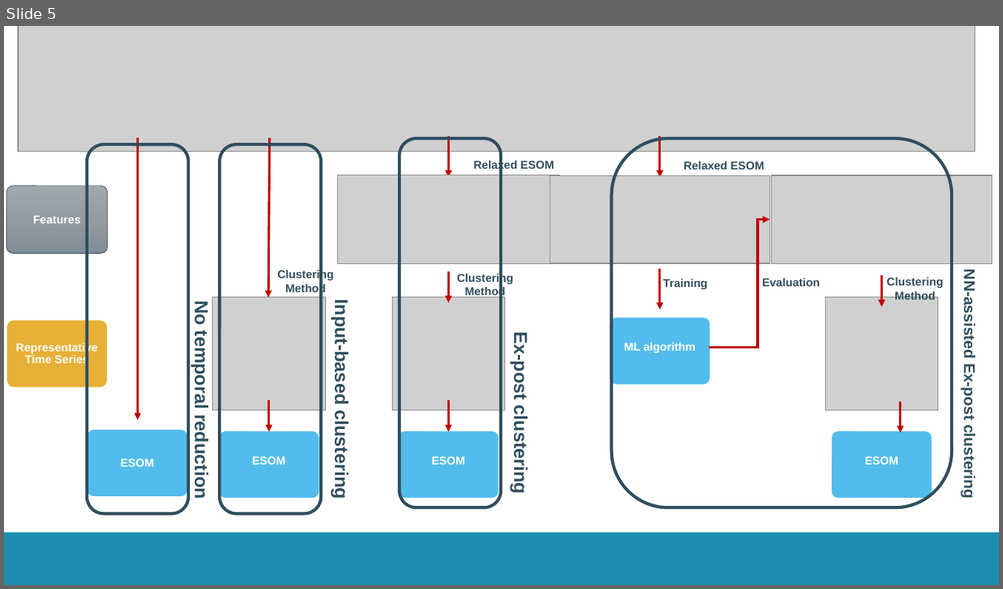
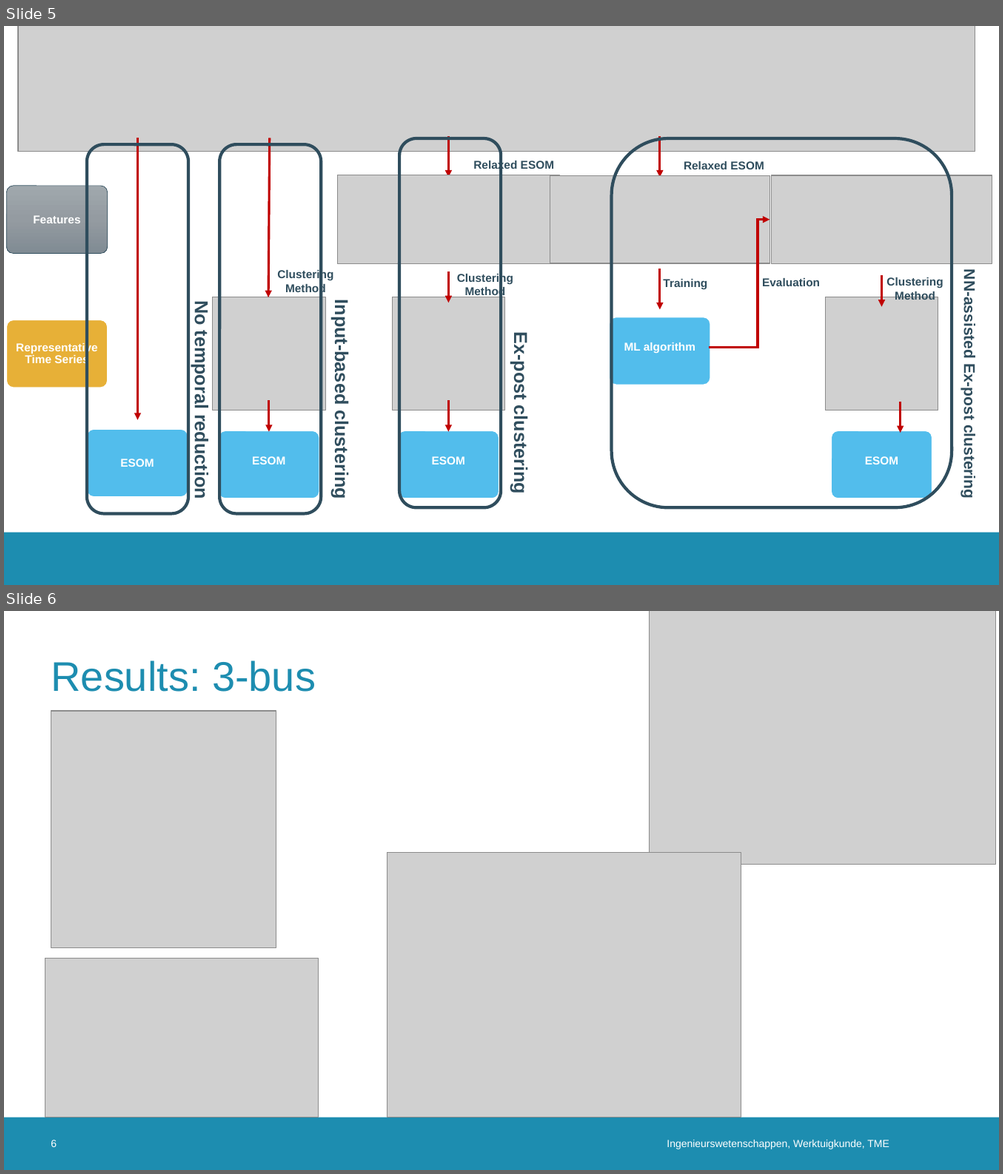
Before and after one commit to erikfilias/JointResearch, a slide deck: 02. Presentations/Process_visual.pptx. Shown one above the other, each under a label of ours: slide 5 before the commit, slides 5 and 6 after it. The pictures are 1003x589 and 1003x1174 pixels, drawn with LibreOffice and Linux fonts; fonts in the diff are those of the drawing; grey boxes stand for pictures; background and template pictures are left out. Boxes give left, top, right and bottom in pixels: in the first picture for what was removed or moved away, otherwise in the second. Text is boxed around its words. In the diff, an @@ line names an element or a change of style, - is before the commit and + after.

```diff
--- a/02. Presentations/Process_visual.pptx
+++ b/02. Presentations/Process_visual.pptx
@@ slide 6 added at (4, 611, 999, 1170), background #FFFFFF; not listed: 1 template element that a slide beside it also shows @@
@@ picture added at (649, 611, 996, 864) @@
@@ title added at (51, 661, 316, 692), 40 pt, text #1D8DB0 @@
+Results: 3-bus
@@ picture added at (51, 711, 276, 948) @@
@@ picture added at (387, 853, 741, 1118) @@
@@ picture added at (45, 959, 318, 1119) @@
@@ page number added at (51, 1140, 57, 1147), 10 pt, text #FFFFFF @@
+6
@@ text added at (666, 1140, 889, 1150), 10 pt, text #FFFFFF @@
+Ingenieurswetenschappen, Werktuigkunde, TME
```
Also in this commit, not shown: 1 slide changed, 1 other slide added, 13 other files.
